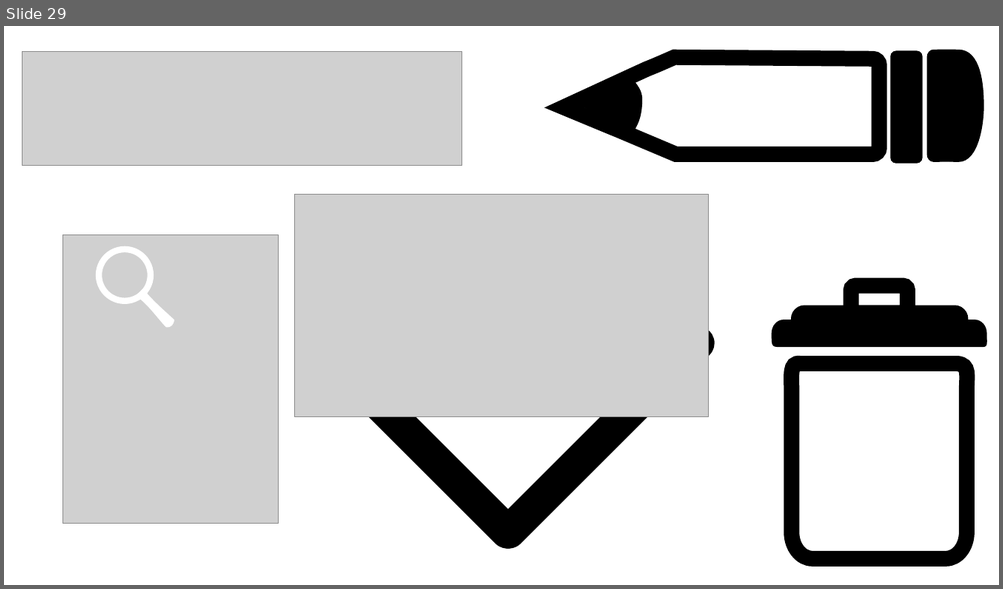
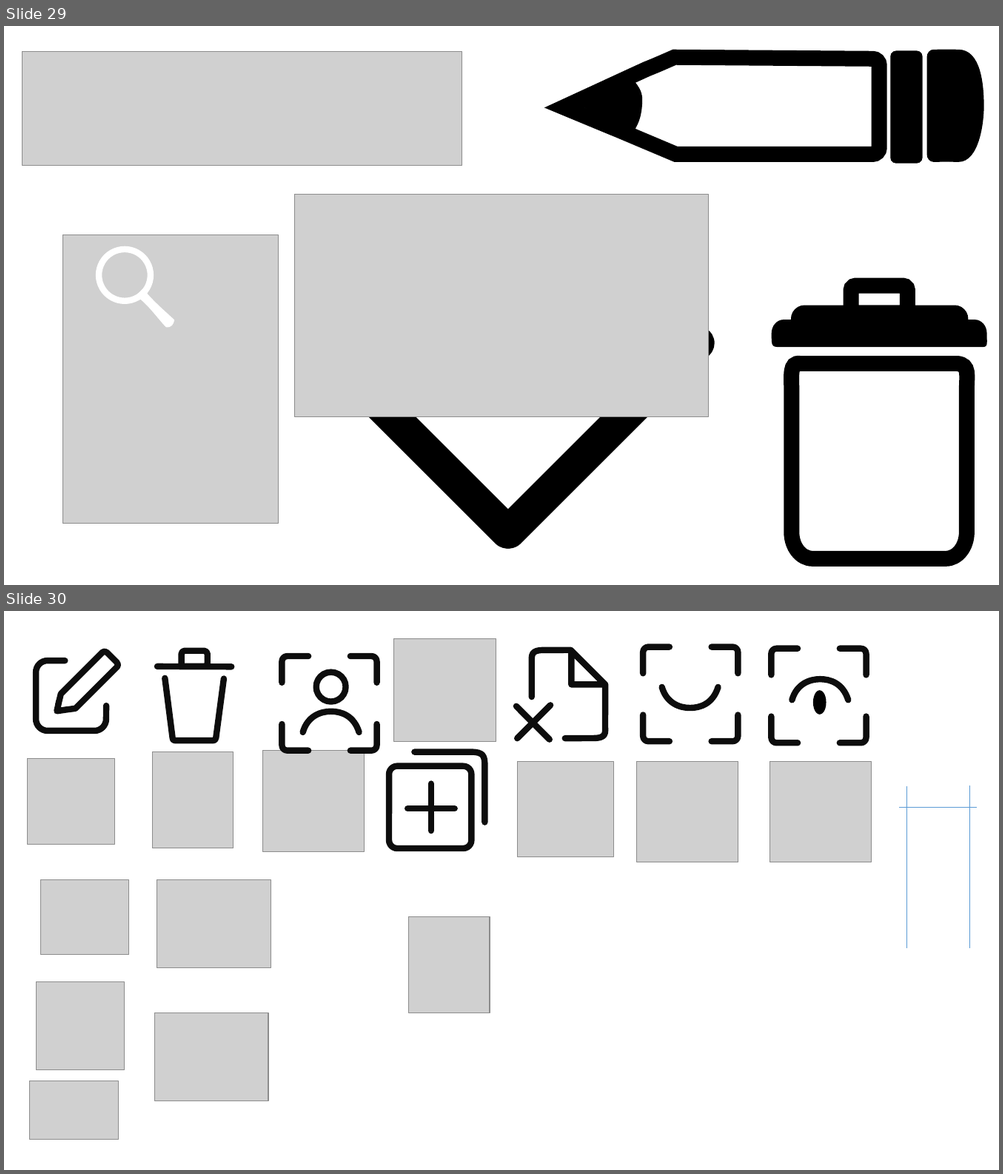
Before and after one commit to fafi-svg/App_web_vacunas, a slide deck: Documents_Desing/Diseños_veterinaria_vacunas.pptx. Shown one above the other, each under a label of ours: slide 29 before the commit, slides 29 and 30 after it. The pictures are 1003x589 and 1003x1174 pixels, drawn with LibreOffice and Linux fonts; fonts in the diff are those of the drawing; grey boxes stand for pictures. Boxes give left, top, right and bottom in pixels: in the first picture for what was removed or moved away, otherwise in the second. Text is boxed around its words. In the diff, an @@ line names an element or a change of style, - is before the commit and + after.

```diff
--- a/Documents_Desing/Diseños_veterinaria_vacunas.pptx
+++ b/Documents_Desing/Diseños_veterinaria_vacunas.pptx
@@ slide 30 added at [4,611,999,1170], background #FFFFFF @@
@@ freeform shape added at [51,650,119,720], outline #0D0D0D 6 pt @@
@@ freeform shape added at [182,650,208,667], outline #0D0D0D 6 pt @@
@@ picture added at [394,638,496,741] @@
@@ group added at [516,649,606,739]: 2 lines, 1 freeform shape, 1 triangle @@
@@ freeform shape added at [36,661,106,731], outline #0D0D0D 6 pt @@
@@ line added from (157, 667) to (232, 667), #0D0D0D 6 pt @@
@@ freeform shape added at [165,678,224,741], outline #0D0D0D 6 pt @@
@@ group added at [643,647,737,741]: 5 freeform shapes @@
@@ group added at [771,648,866,743]: 5 freeform shapes, 1 ellipse @@
@@ group added at [282,657,376,751]: 5 freeform shapes, 1 ellipse @@
@@ picture added at [27,759,114,845] @@
@@ picture added at [153,752,234,849] @@
@@ picture added at [263,751,364,851] @@
@@ picture added at [518,762,614,857] @@
@@ picture added at [637,762,737,863] @@
@@ picture added at [770,762,871,863] @@
@@ group added at [389,752,484,849]: 2 lines, 1 rounded rectangle, 1 freeform shape @@
@@ line added from (907, 786) to (907, 949), #5B9BD5 0.5 pt @@
@@ line added from (970, 786) to (970, 948), #5B9BD5 0.5 pt @@
@@ line added from (976, 807) to (899, 807), #5B9BD5 0.5 pt @@
@@ picture added at [40,880,128,956] @@
@@ picture added at [157,880,270,968] @@
@@ picture added at [408,917,489,1013] @@
@@ picture added at [36,982,124,1071] @@
@@ picture added at [155,1013,268,1101] @@
@@ picture added at [29,1081,118,1140] @@
```
Also in this commit, not shown: 6 slides changed, 1 slide removed, 19 other files.
